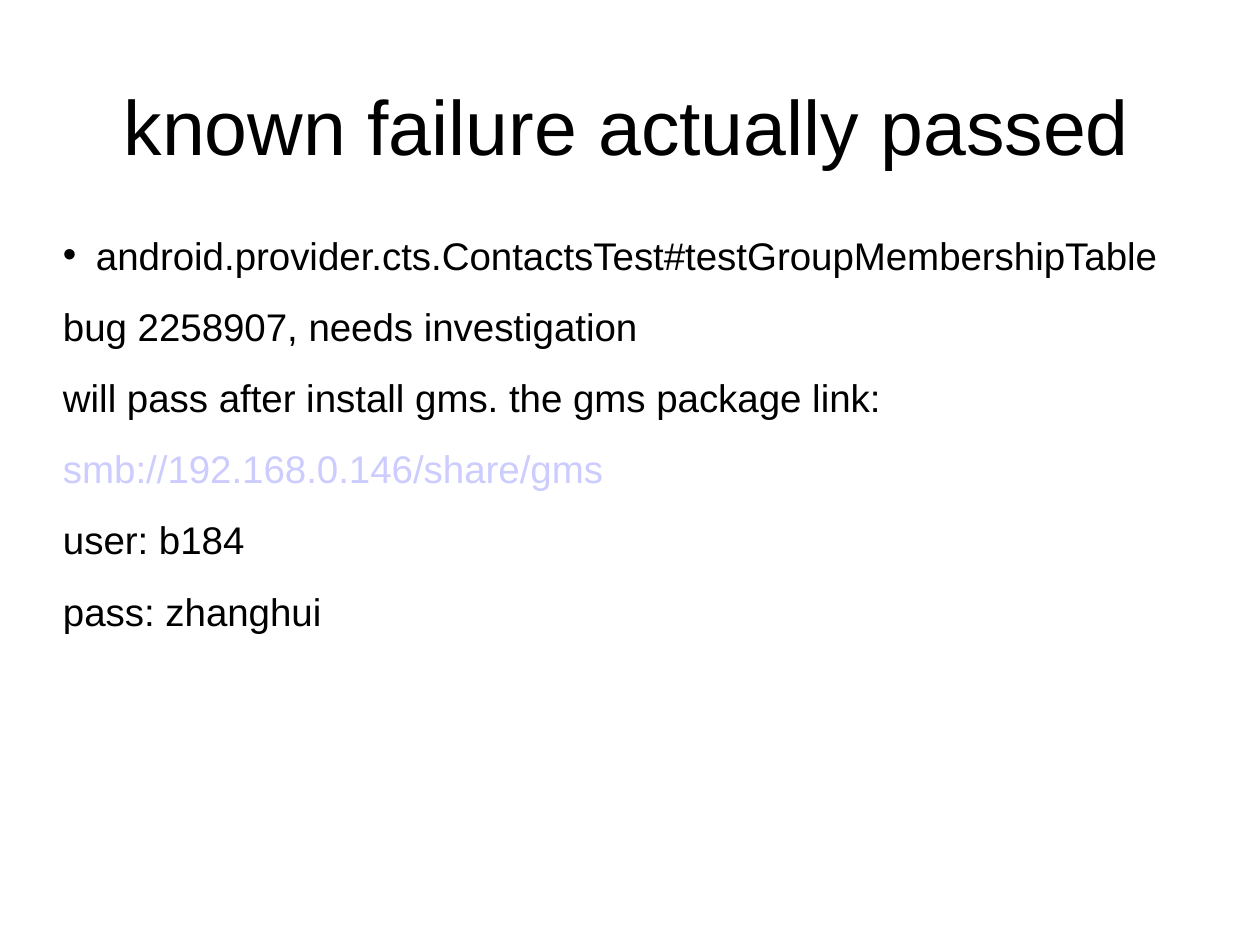
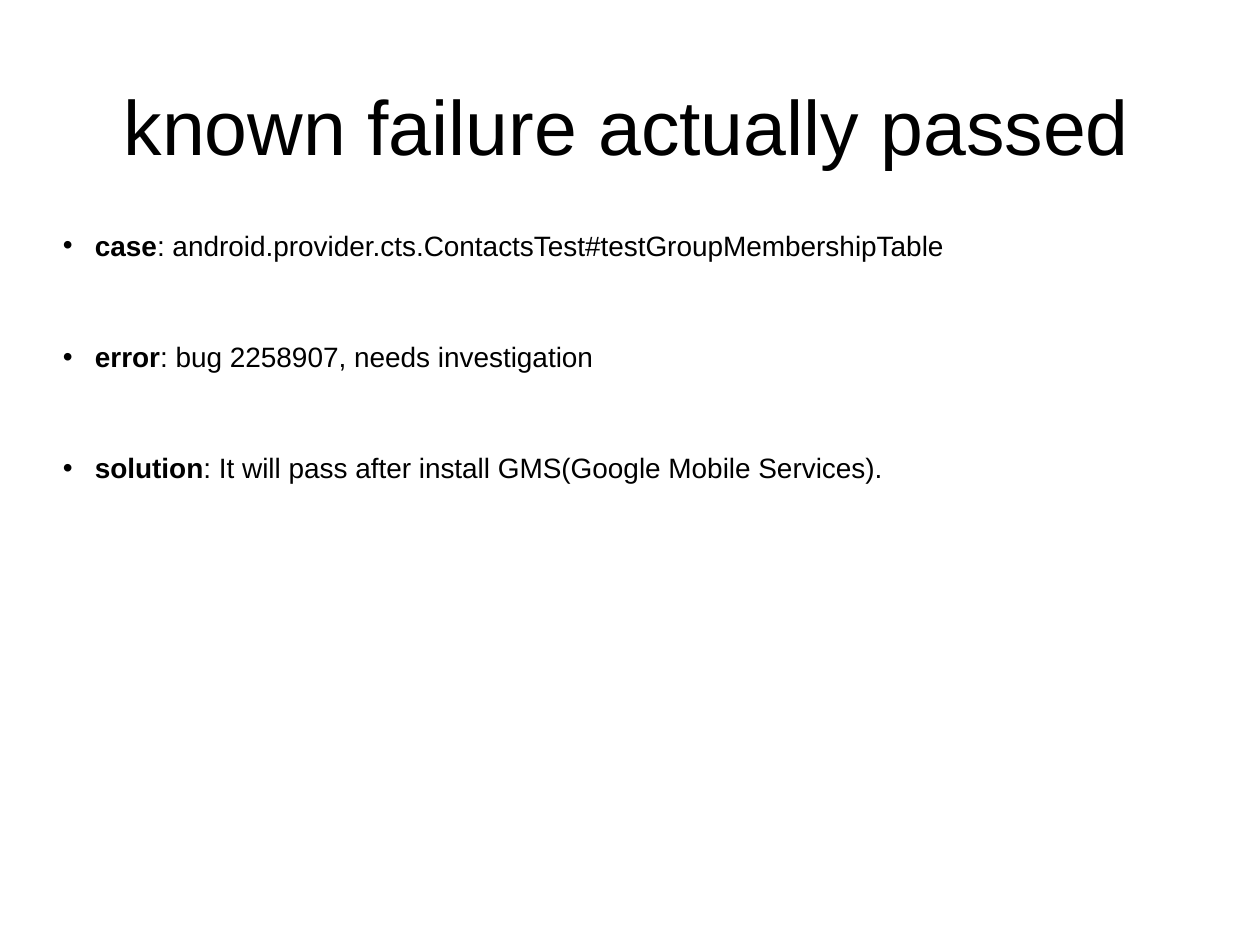
Before and after one commit to widerules/system-information, a slide deck: slide 29 of cts/CTS-training.ppt (slide 38 before the commit). Drawn at 1260x945 pixels with LibreOffice and Linux fonts; fonts in the diff are those of the drawing; background and template pictures are left out. Boxes give left, top, right and bottom in pixels: in the first picture for what was removed or moved away, otherwise in the second. Text is boxed around its words. In the diff, an @@ line names an element or a change of style, - is before the commit and + after.

```diff
--- a/cts/CTS-training.ppt
+++ b/cts/CTS-training.ppt
@@ text at box(95, 235, 943, 484): text changed; size 22 to 16 pt @@
-• android.provider.cts.ContactsTest#testGroupMembershipTable
-bug 2258907, needs investigation
-will pass after install gms. the gms package link:
-smb://192.168.0.146/share/gms
-user: b184
-pass: zhanghui
+• case: android.provider.cts.ContactsTest#testGroupMembershipTable
+• error: bug 2258907, needs investigation
+• solution: It will pass after install GMS(Google Mobile Services).
```
Also in this commit, not shown: 18 other slides changed, 9 slides added, 19 slides removed.
